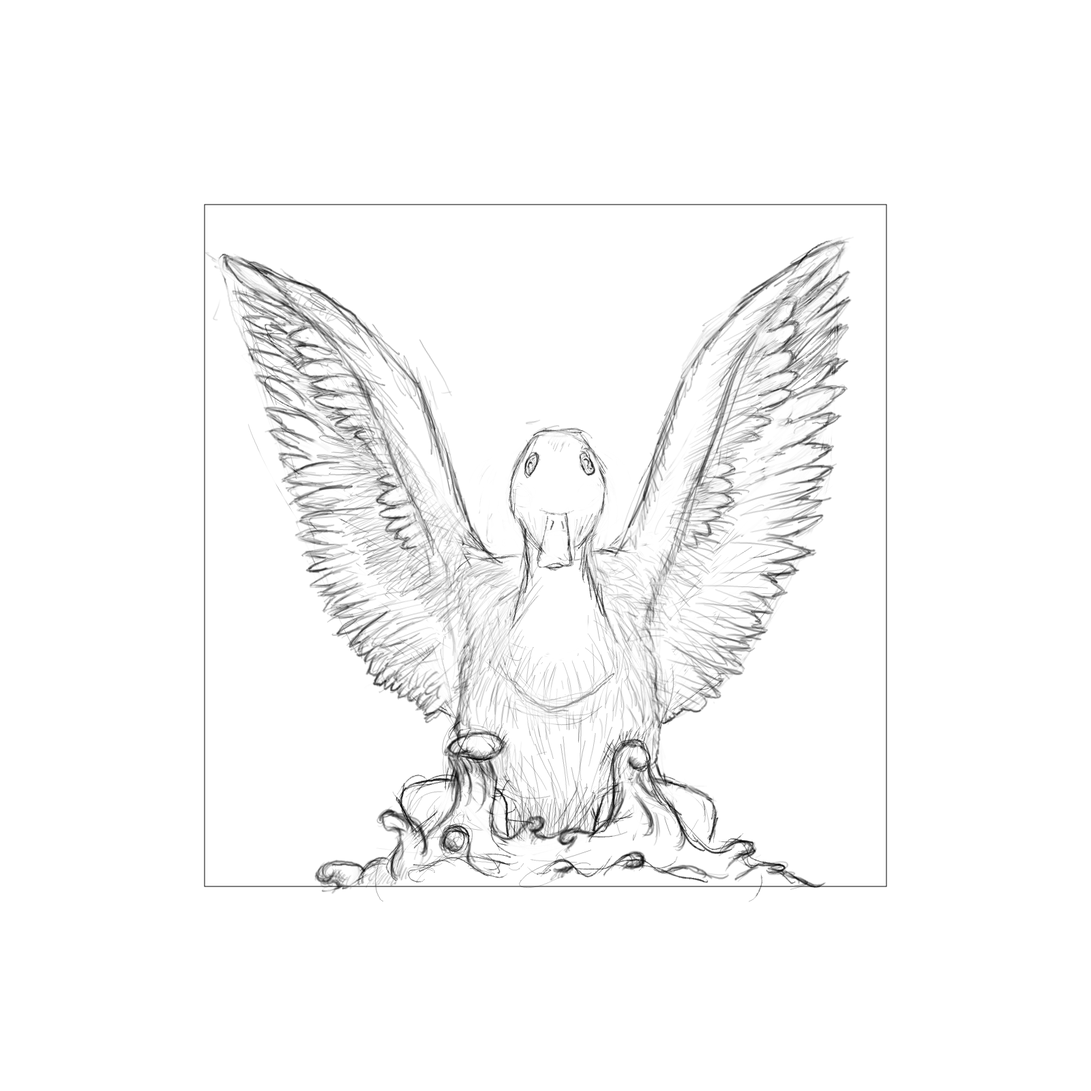
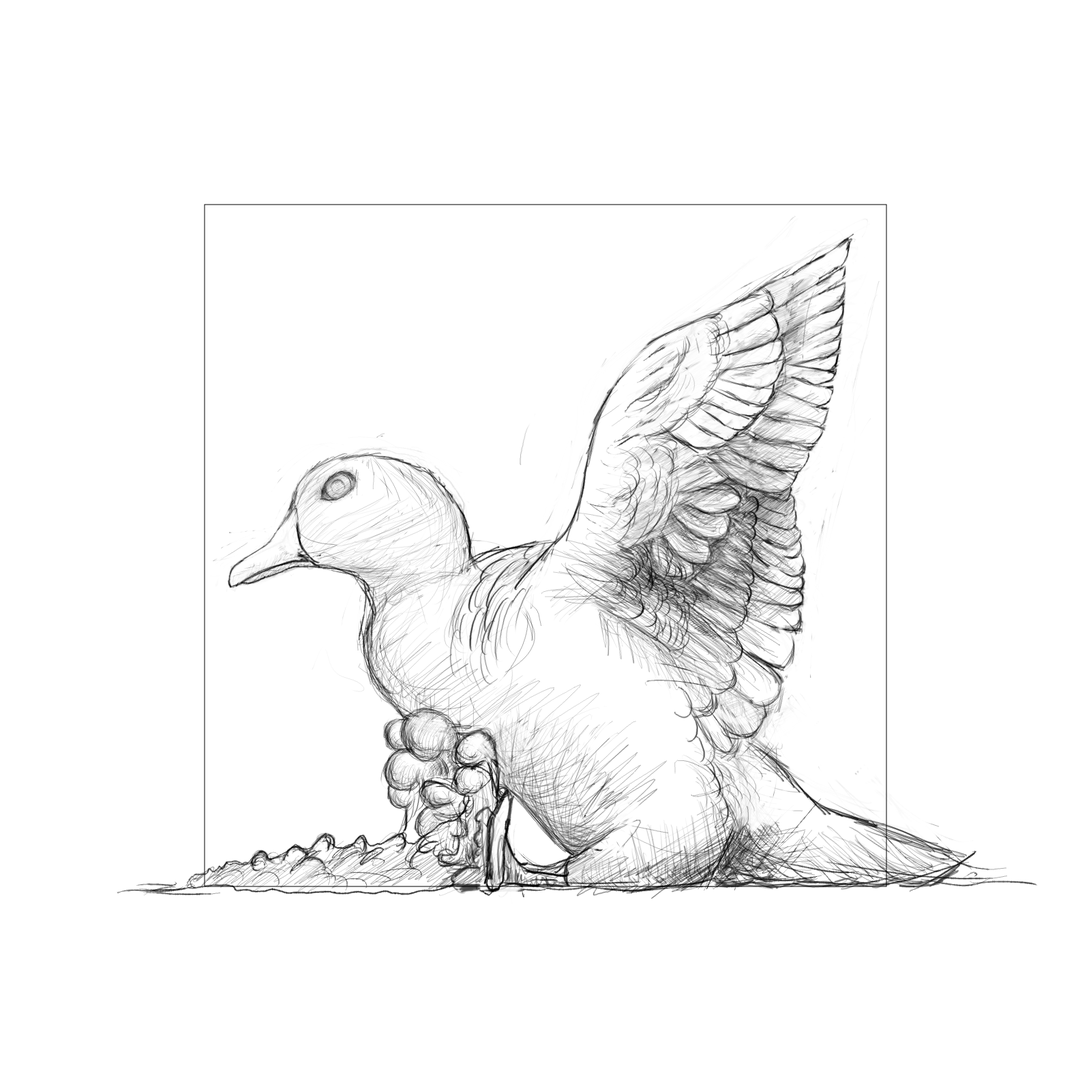
Layered file, before and after one edit (1091x1091). Changes by layer:
added layer "Sketch side detail copy" above "Sketch side detail" over [116, 215, 1038, 903]
hid "Sketch front detail", painted on it over [204, 236, 855, 903]
